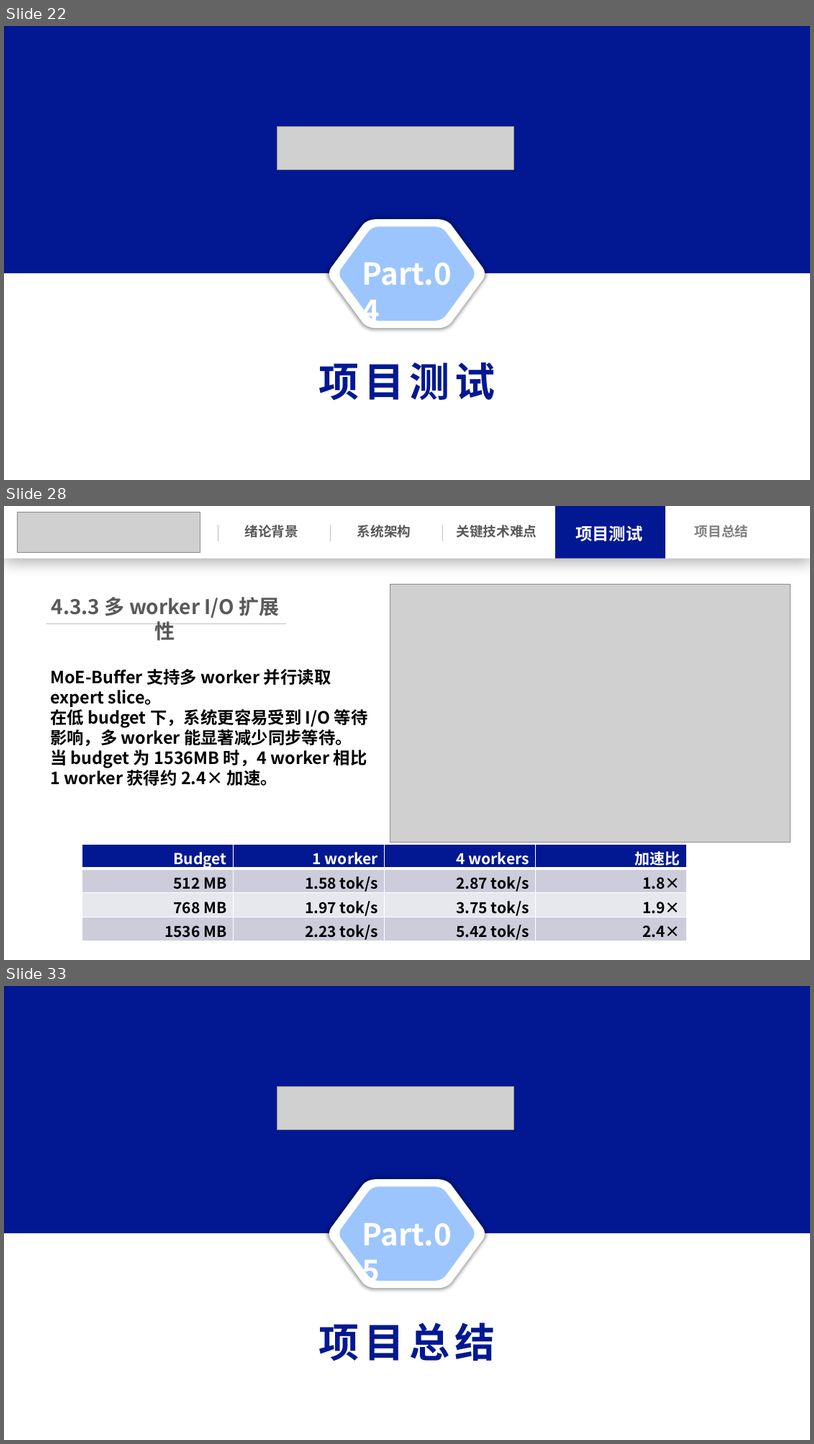
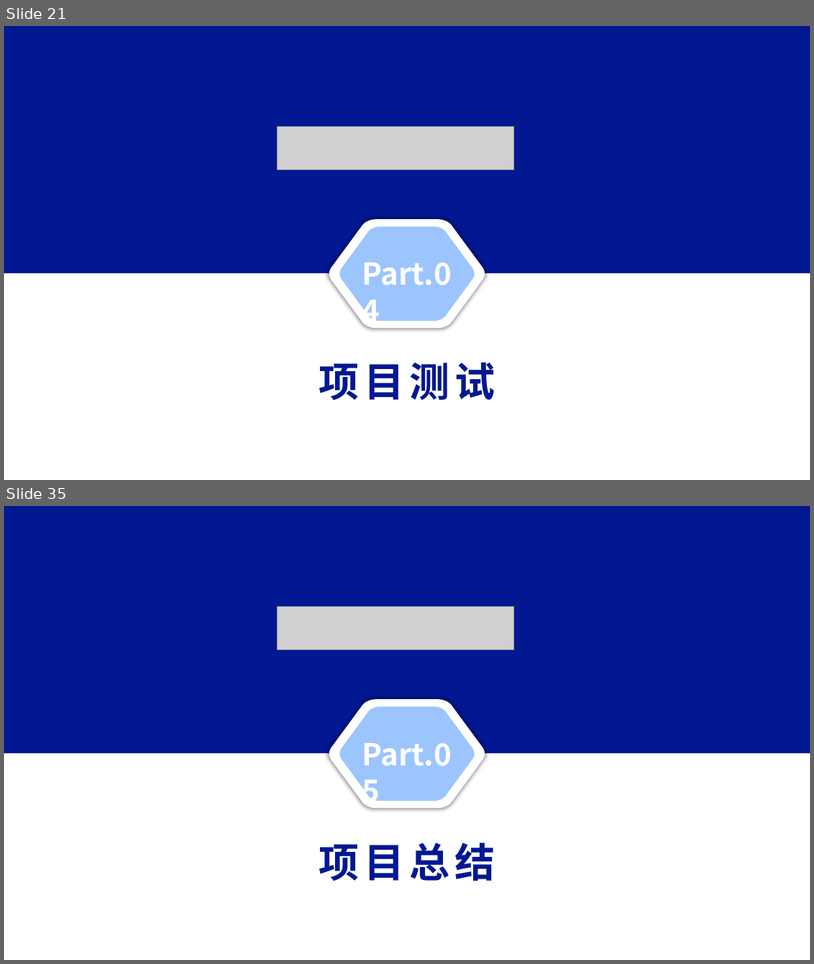
Before and after one commit to Leslie-1341/llama.cpp, a slide deck: docs/操作系统功能赛.pptx. Shown one above the other, each under a label of ours: slides 22, 28 and 33 before the commit, slides 21 and 35 after it; the slides between them are not shown. The pictures are 814x1444 and 814x964 pixels, drawn with LibreOffice and Linux fonts; fonts in the diff are those of the drawing; grey boxes stand for pictures. Boxes give left, top, right and bottom in pixels: in the first picture for what was removed or moved away, otherwise in the second. Text is boxed around its words. In the diff, an @@ line names an element or a change of style, - is before the commit and + after.

```diff
--- a/docs/操作系统功能赛.pptx
+++ b/docs/操作系统功能赛.pptx
@@ slide 28 removed at (x1=4, y1=506, x2=810, y2=960), background #FFFFFF @@
@@ rectangle removed at (x1=4, y1=506, x2=810, y2=559) @@
@@ picture removed at (x1=17, y1=512, x2=200, y2=553) @@
@@ line removed from (218, 525) to (218, 541) @@
@@ text removed at (x1=245, y1=525, x2=298, y2=538) @@
-绪论背景
@@ line removed from (331, 525) to (331, 541) @@
@@ text removed at (x1=358, y1=525, x2=411, y2=538) @@
-系统架构
@@ line removed from (443, 525) to (443, 541) @@
@@ text removed at (x1=457, y1=525, x2=538, y2=538) @@
-关键技术难点
@@ rectangle removed at (x1=556, y1=506, x2=666, y2=559) @@
@@ text removed at (x1=576, y1=525, x2=643, y2=541) @@
-项目测试
@@ text removed at (x1=695, y1=525, x2=748, y2=538) @@
-项目总结
@@ picture removed at (x1=391, y1=584, x2=790, y2=842) @@
@@ text removed at (x1=52, y1=597, x2=279, y2=618) @@
-4.3.3 多 worker I/O 扩展性
@@ line removed from (47, 624) to (286, 624) @@
@@ text removed at (x1=50, y1=669, x2=368, y2=785) @@
-MoE-Buffer 支持多 worker 并行读取 expert slice。
-在低 budget 下，系统更容易受到 I/O 等待影响，多 worker 能显著减少同步等待。
-当 budget 为 1536MB 时，4 worker 相比 1 worker 获得约 2.4× 加速。
@@ table removed at (x1=82, y1=844, x2=687, y2=944), 4 rows, 4 columns @@
-Budget | 1 worker | 4 workers | 加速比
-512 MB | 1.58 tok/s | 2.87 tok/s | 1.8×
-768 MB | 1.97 tok/s | 3.75 tok/s | 1.9×
-1536 MB | 2.23 tok/s | 5.42 tok/s | 2.4×
@@ what was slide 22 is now slide 21 @@
@@ what was slide 33 is now slide 35 @@
```
Also in this commit, not shown: 23 slides changed, 7 slides added, 4 other slides removed, 30 other files.
